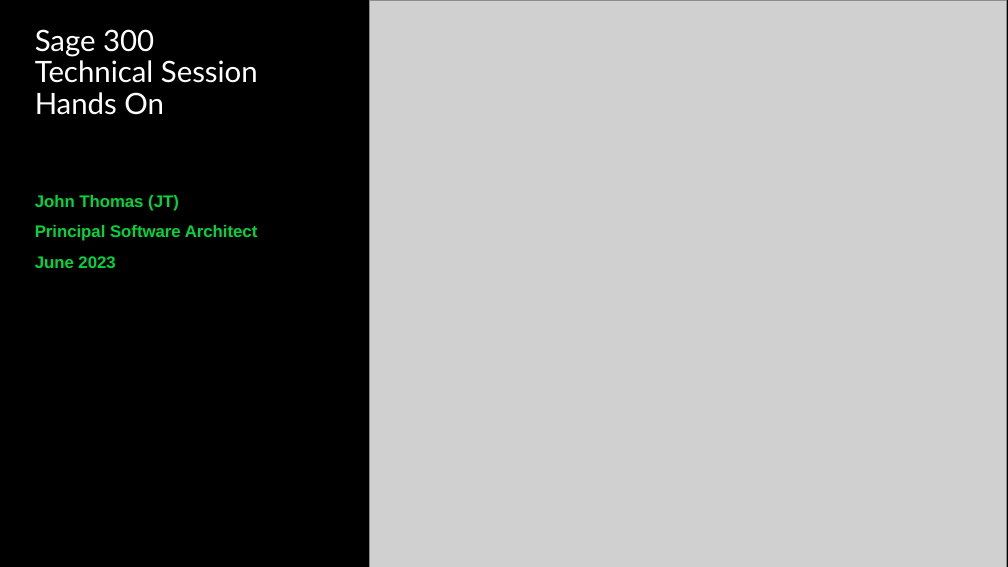
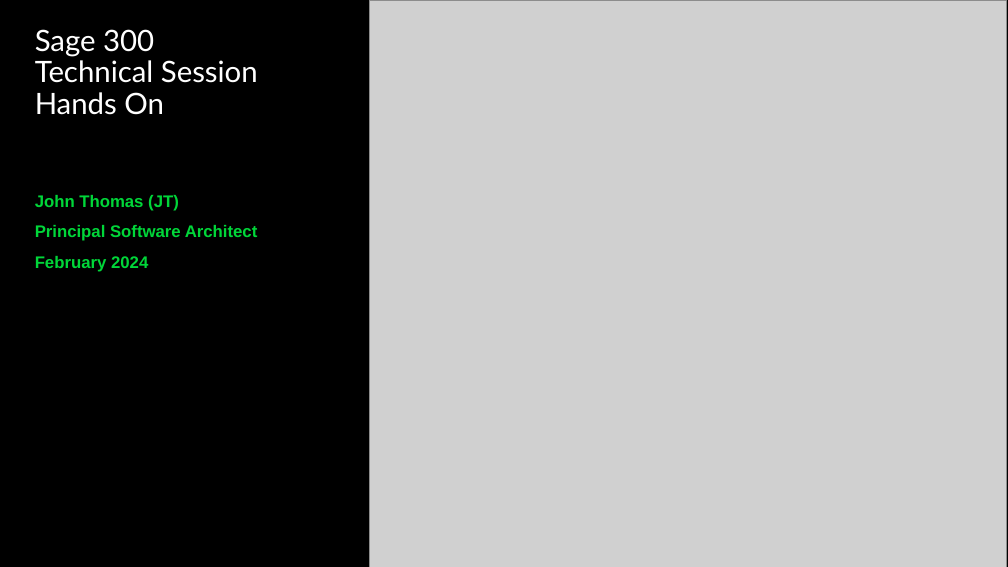
Before and after one commit to SageNADev/Sage300-SDK, a slide deck: slide 1 of docs/presentations/Sage300TechnicalSessionHandsOn.pptx. Drawn at 1008x567 pixels with LibreOffice and Linux fonts; fonts in the diff are those of the drawing; grey boxes stand for pictures; background and template pictures are left out. Boxes give left, top, right and bottom in pixels: in the first picture for what was removed or moved away, otherwise in the second. Text is boxed around its words. In the diff, an @@ line names an element or a change of style, - is before the commit and + after.

Commit message:
Rev presentations for 2024.2

```diff
--- a/docs/presentations/Sage300TechnicalSessionHandsOn.pptx
+++ b/docs/presentations/Sage300TechnicalSessionHandsOn.pptx
@@ subtitle at (x1=35, y1=256, x2=148, y2=272): text changed @@
-June 2023
+February 2024
```
Also in this commit, not shown: 31 other slides changed, 19 other files.
